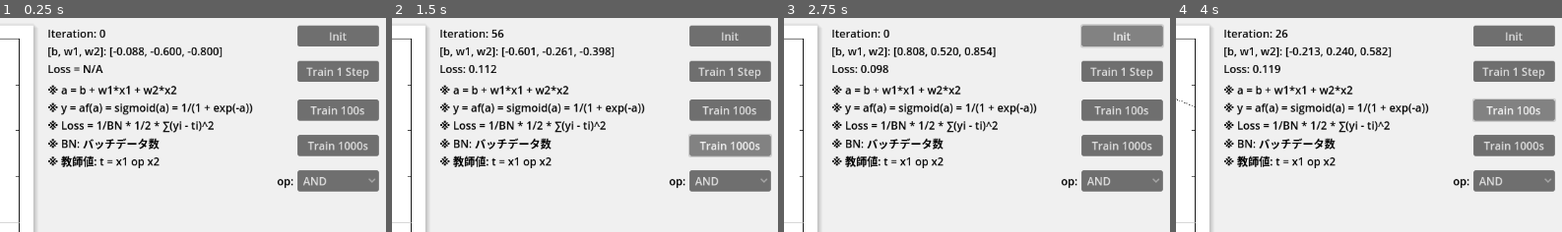
Above: before the commit, frames 1-4 (left to right).
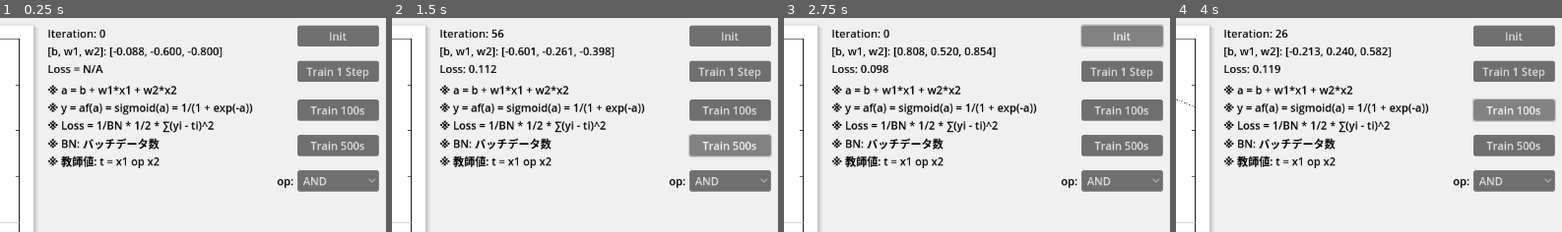
Above: after the commit, the same moments.

Repository: vivisuke/VisualFCL
Game: Godot game, scene res://fc1layer_scene.tscn
Two runs of this game, one before a commit and one after it. Both use one fixed random seed, a clock stepped at 60 frames per second and the inputs below.
Inputs (mouse positions are % of the whole screen's width and height, from its top left):
- Up to frame 1 (0.25 s): no input
- Up to frame 2 (1.5 s): click (94, 30) at 0.5 s, where only the run before the commit has a clickable "Train 1000s"; click (94, 30) at 1.25 s, where only the run after the commit has a clickable "Train 500s"
- Up to frame 3 (2.75 s): click "Init" at 2 s
- Up to frame 4 (4 s): click "Train 1 Step" at 2.75 s; click "Train 100s" at 3.5 s
The pictures show only the part of the screen within x 50-100%, y 0-50%; the shares and areas given below are measured in that part.

The runs differ from the first frame. In frame 1, 0.4% of the frame differs, in the area x 79-96%, y 57-62%; in frame 2, 0.4%; in frame 3, 0.4%; in frame 4, 0.4%.

Commit message:
0031 ◎ C 06/15 06/15 0.001│ToDo│[Train 1000s] は 500 に変更

Diff:
--- a/VisualFCL/fc1layer_scene.tscn
+++ b/VisualFCL/fc1layer_scene.tscn
@@ -103,12 +103,12 @@
 offset_bottom = 164.0
 text = "Train 100s"
 
-[node name="Train1000Button" type="Button" parent="."]
+[node name="Train500Button" type="Button" parent="."]
 offset_left = 1011.0
 offset_top = 185.0
 offset_right = 1130.0
 offset_bottom = 216.0
-text = "Train 1000s"
+text = "Train 500s"
 
 [node name="OperatorButton" type="OptionButton" parent="."]
 offset_left = 1011.0
@@ -135,5 +135,5 @@
 [connection signal="pressed" from="InitButton" to="." method="_on_init_button_pressed"]
 [connection signal="pressed" from="Train1Button" to="." method="_on_train_1_button_pressed"]
 [connection signal="pressed" from="Train100Button" to="." method="_on_train_100_button_pressed"]
-[connection signal="pressed" from="Train1000Button" to="." method="_on_train_1000_button_pressed"]
+[connection signal="pressed" from="Train500Button" to="." method="_on_train_500_button_pressed"]
 [connection signal="item_selected" from="OperatorButton" to="." method="_on_operator_button_item_selected"]
--- a/VisualFCL/scripts/fc1layer_scene.gd
+++ b/VisualFCL/scripts/fc1layer_scene.gd
@@ -121,8 +121,8 @@
 func _on_train_100_button_pressed():
 	n_train = 100
 	pass # Replace with function body.
-func _on_train_1000_button_pressed():
-	n_train = 1000
+func _on_train_500_button_pressed():
+	n_train = 500
 	pass # Replace with function body.
 
 
Not shown, changed: VisualFCL.spr
